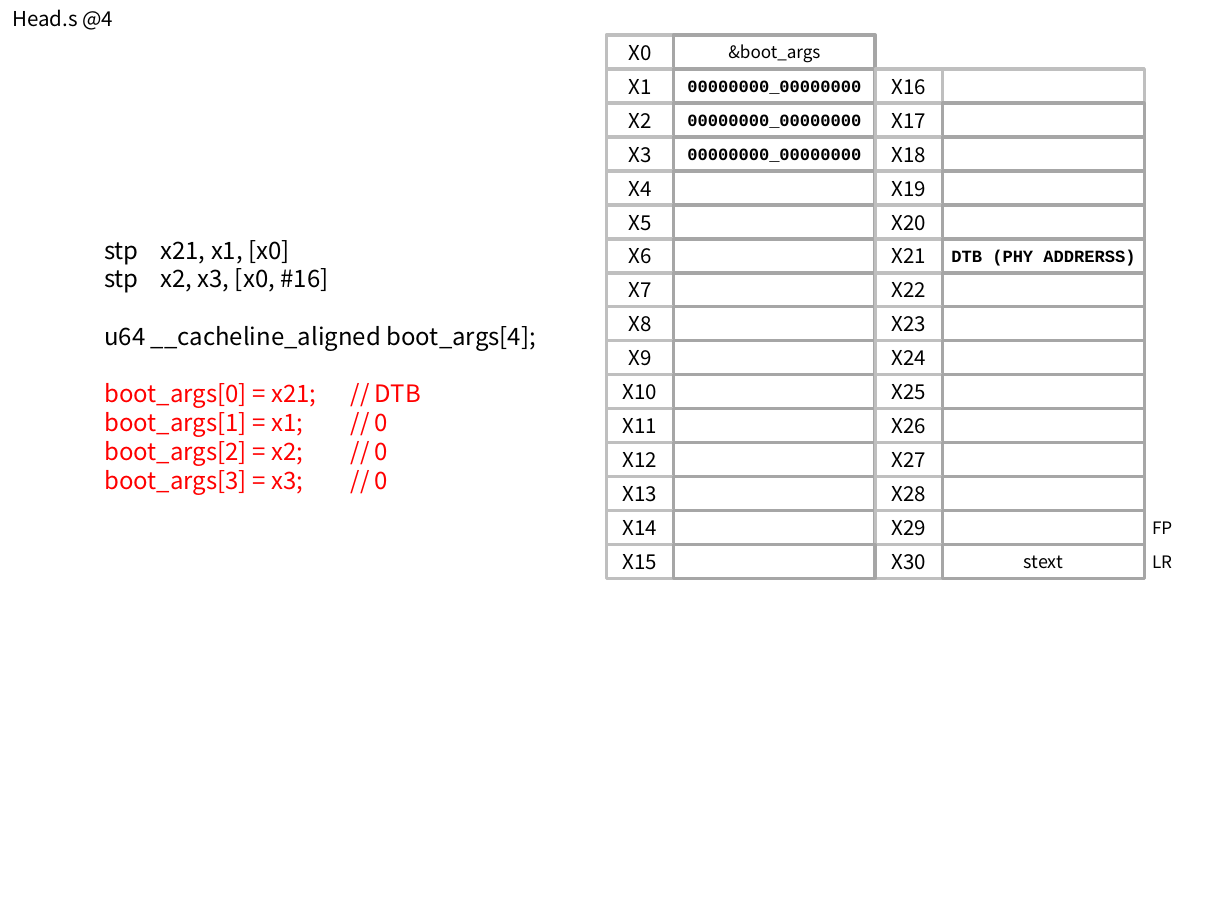
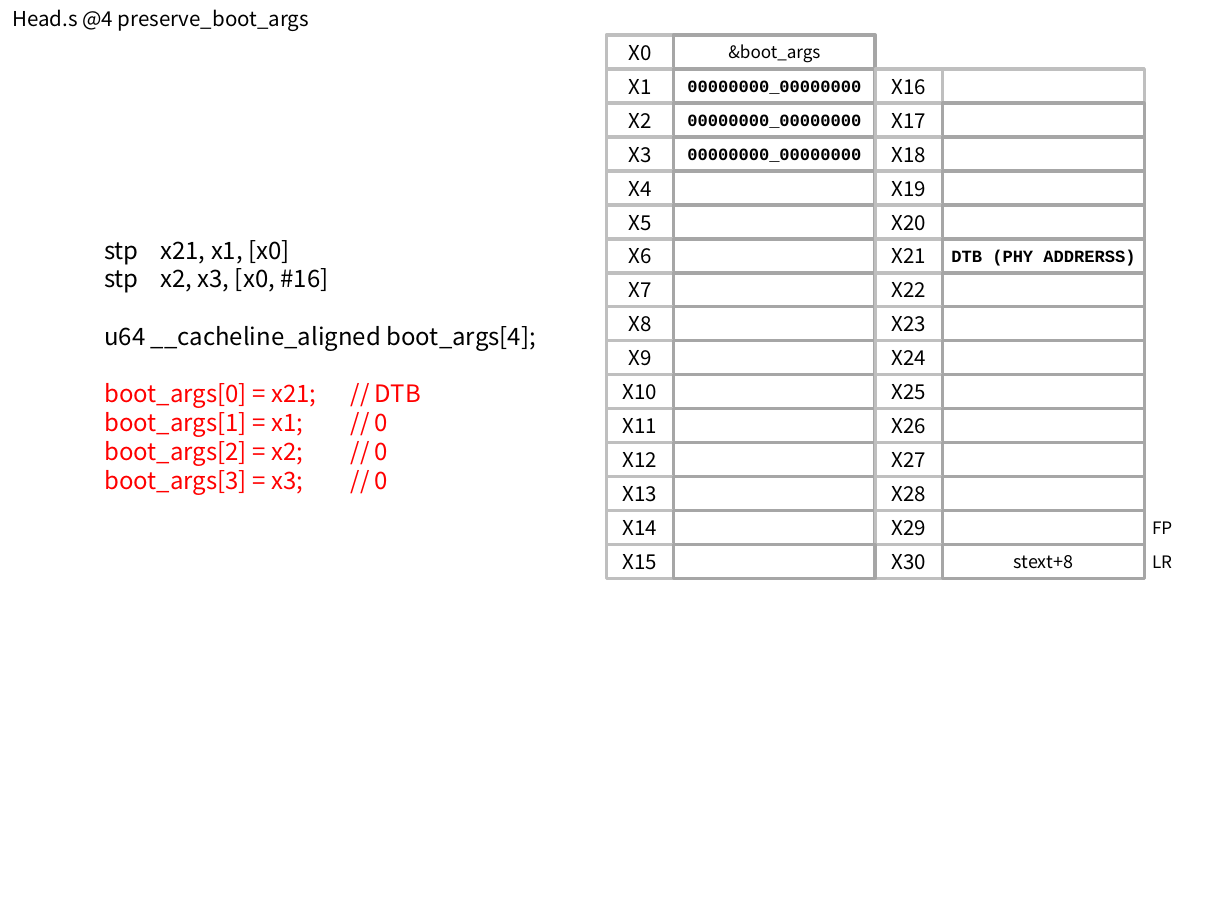
Before and after one commit to iamroot16a/study, a slide deck: slide 6 of 분석자료/head.S/head.s.pptx. Drawn at 1232x924 pixels with LibreOffice and Linux fonts; fonts in the diff are those of the drawing. Boxes give left, top, right and bottom in pixels: in the first picture for what was removed or moved away, otherwise in the second. Text is boxed around its words. In the diff, an @@ line names an element or a change of style, - is before the commit and + after.

```diff
--- a/분석자료/head.S/head.s.pptx
+++ b/분석자료/head.S/head.s.pptx
@@ text at [12, 9, 310, 31]: text changed @@
-Head.s @4
+Head.s @4 preserve_boot_args
@@ text in rectangle at [1014, 555, 1073, 569]: text changed @@
-stext
+stext+8
```
Also in this commit, not shown: 7 other slides changed, 27 slides added, 2 other files.
